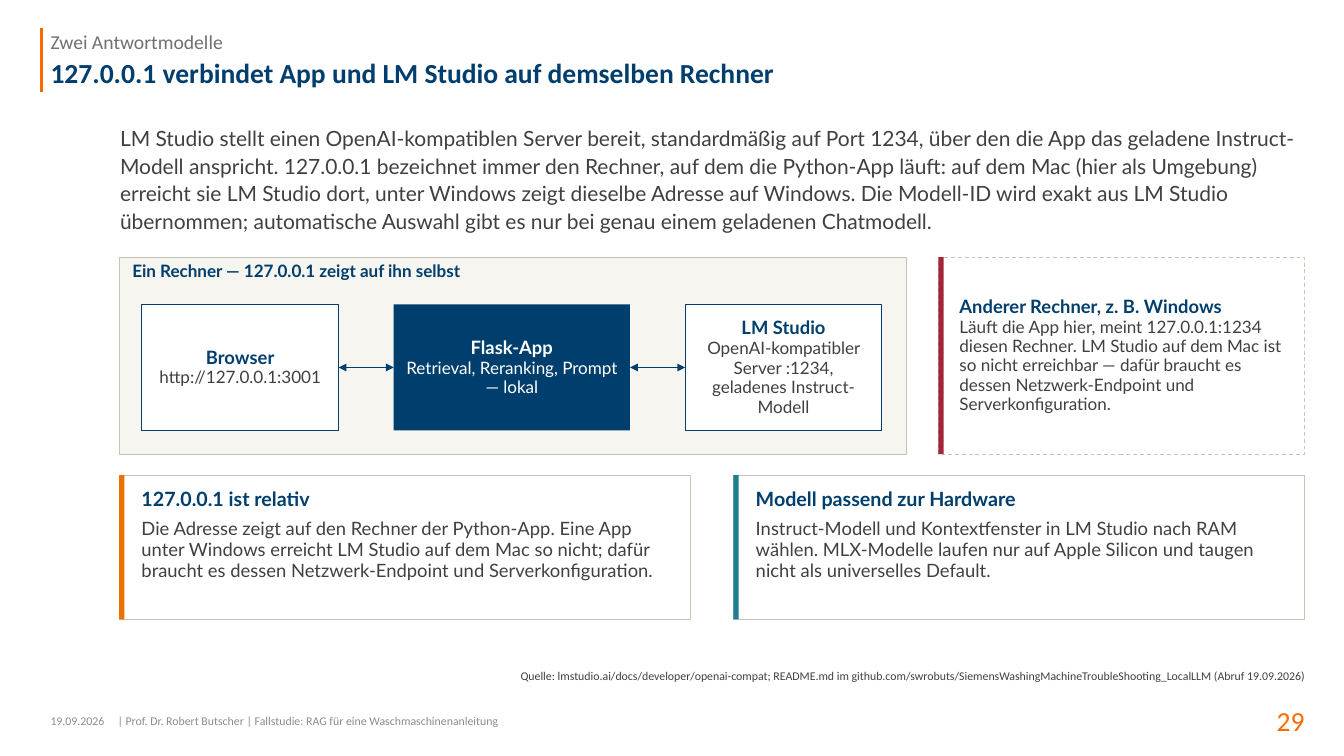
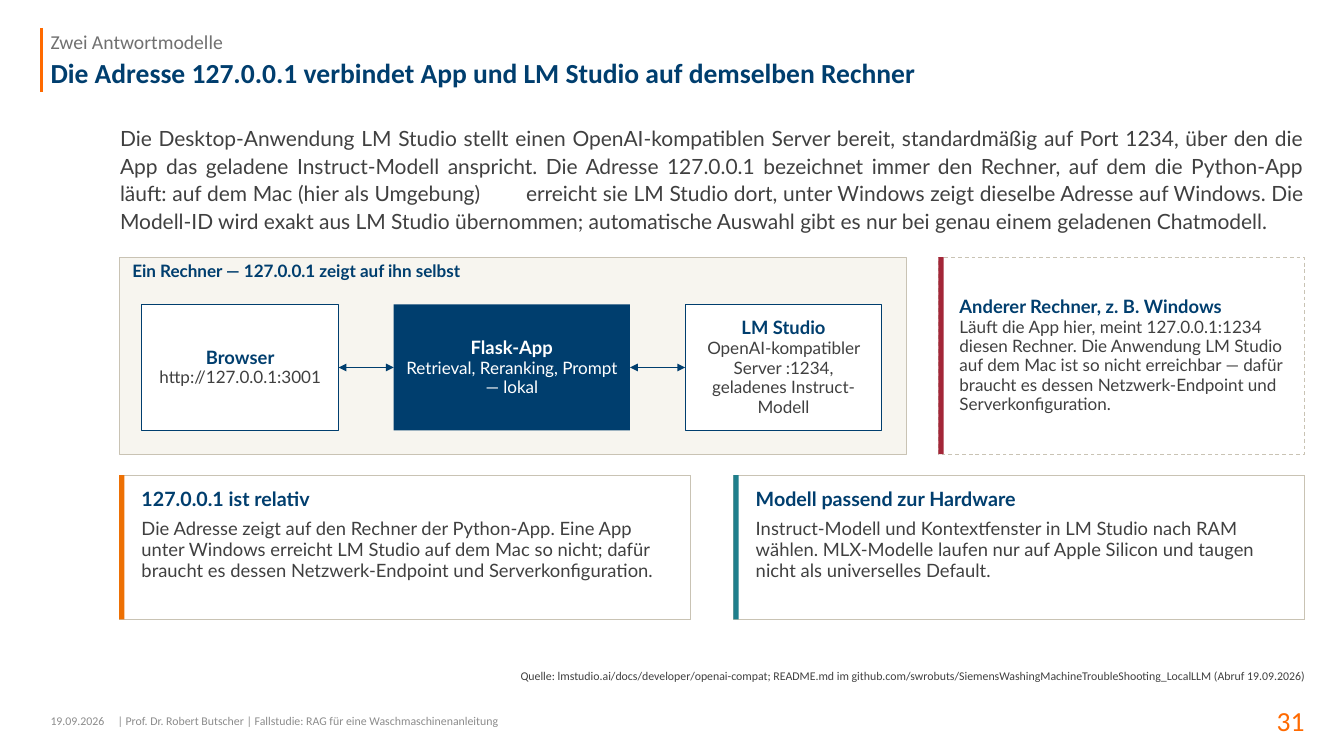
Before and after one commit to swrobuts/SiemensWashingMachineTroubleShooting_LocalLLM, a slide deck: slide 31 of docs/slides/RAG_Waschmaschine_Dokumentation.pptx (slide 29 before the commit). Drawn at 1344x756 pixels with LibreOffice and Linux fonts; fonts in the diff are those of the drawing; background and template pictures are left out. Boxes give left, top, right and bottom in pixels: in the first picture for what was removed or moved away, otherwise in the second. Text is boxed around its words. In the diff, an @@ line names an element or a change of style, - is before the commit and + after.

```diff
--- a/docs/slides/RAG_Waschmaschine_Dokumentation.pptx
+++ b/docs/slides/RAG_Waschmaschine_Dokumentation.pptx
@@ title at box(51, 63, 915, 88): text changed @@
-127.0.0.1 verbindet App und LM Studio auf demselben Rechner
+Die Adresse 127.0.0.1 verbindet App und LM Studio auf demselben Rechner
@@ text at box(120, 130, 1303, 233): text changed @@
-LM Studio stellt einen OpenAI-kompatiblen Server bereit, standardmäßig auf Port 1234, über den die App das geladene Instruct-Modell anspricht. 127.0.0.1 bezeichnet immer den Rechner, auf dem die Python-App läuft: auf dem Mac (hier als Umgebung) erreicht sie LM Studio dort, unter Windows zeigt dieselbe Adresse auf Windows. Die Modell-ID wird exakt aus LM Studio übernommen; automatische Auswahl gibt es nur bei genau einem geladenen Chatmodell.
+Die Desktop-Anwendung LM Studio stellt einen OpenAI-kompatiblen Server bereit, standardmäßig auf Port 1234, über den die App das geladene Instruct-Modell anspricht. Die Adresse 127.0.0.1 bezeichnet immer den Rechner, auf dem die Python-App läuft: auf dem Mac (hier als Umgebung) erreicht sie LM Studio dort, unter Windows zeigt dieselbe Adresse auf Windows. Die Modell-ID wird exakt aus LM Studio übernommen; automatische Auswahl gibt es nur bei genau einem geladenen Chatmodell.
@@ text in rectangle at box(959, 320, 1282, 413): text changed @@
-Läuft die App hier, meint 127.0.0.1:1234 diesen Rechner. LM Studio auf dem Mac ist so nicht erreichbar — dafür braucht es dessen Netzwerk-Endpoint und Serverkonfiguration.
+Läuft die App hier, meint 127.0.0.1:1234 diesen Rechner. Die Anwendung LM Studio auf dem Mac ist so nicht erreichbar — dafür braucht es dessen Netzwerk-Endpoint und Serverkonfiguration.
@@ page number at box(1277, 713, 1305, 732): text changed @@
-29
+31
```
Also in this commit, not shown: 57 other slides changed, 2 slides added.
